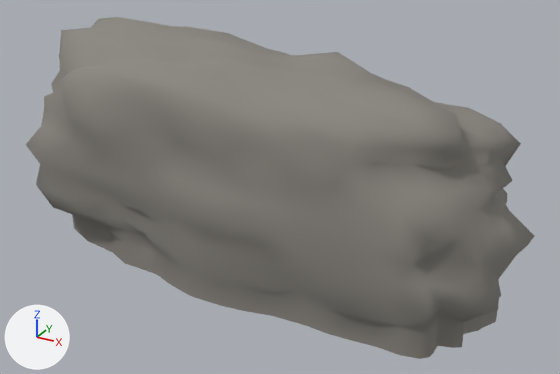
The FBX model Assets/Models/Environment/NaturalRockVariants/NaturalRock_10_LongRidge.fbx as it was, and as the next commit left it.
One viewpoint serves both versions: a 50 mm camera at (2.15, -3.62, 2.31) aimed at (0.16, 0.0, 0.5). The lights are fixed; the arrows at lower left show +X, +Y and +Z. The first picture is the older version.

Before the edit, the objects in view are built like this:
```python
mat_rock_warm_stone_dark = principled_material('Rock Warm Stone Dark')
mat_rock_warm_stone_dark.base_color = (0.26, 0.245, 0.22)  # grey #8b8881
mat_rock_warm_stone_dark.roughness = 0.97
me_ico球_015 = bpy.data.meshes.new('ICO球.015')
me_ico球_015.from_pydata(...)  # 651 vertices, 1173 faces; spans x -1.6..1.6, y -0.64..0.64, z 0.0..1.36
me_ico球_015.materials.append(mat_rock_warm_stone_dark)  # grey #8b8881
ob_rock_main_008 = bpy.data.objects.new('Rock_Main.008', me_ico球_015)
ob_rock_main_008.location = (0.0, 0.0, 0.0)
```
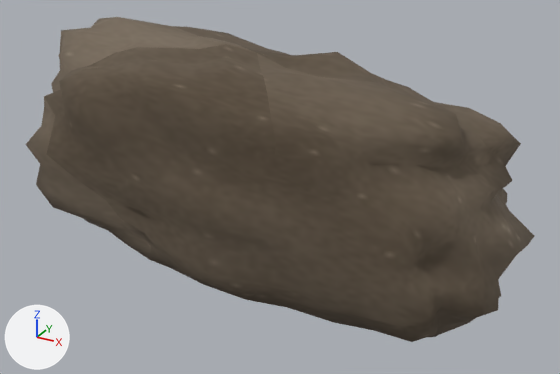
Where the newer file only moved an object's origin or applied its transform, the numbers keep the older frame.

Where the change shows, as pixel boxes (x1, y1, x2, y2) in the pictures (560 x 374 px; the box of a moved part takes in the faces that stretch with it):
'Rock_Main.008', surface changed, reshaped (grey to brown)
    before: (25, 17, 534, 359)
    after: (25, 17, 534, 342)
part 1 of me_ico球_015, moved or reshaped
    before: (72, 214, 501, 359)
    after: (83, 218, 501, 342)

The change, as a diff of the scene's bpy script:
```diff
--- a/Assets/Models/Environment/NaturalRockVariants/NaturalRock_10_LongRidge.fbx.py
+++ b/Assets/Models/Environment/NaturalRockVariants/NaturalRock_10_LongRidge.fbx.py
@@ img_naturalrock_warm_albedo_png @@
+img_naturalrock_warm_albedo_png = load_image('NaturalRock_Warm_Albedo.png', 'Textures/NaturalRock_Warm_Albedo.png', 256, 256, 'sRGB')
@@ mat_rock_warm_stone_dark @@
 mat_rock_warm_stone_dark = principled_material('Rock Warm Stone Dark')
-mat_rock_warm_stone_dark.base_color = (0.26, 0.245, 0.22)  # grey #8b8881
-mat_rock_warm_stone_dark.roughness = 0.97
+mat_rock_warm_stone_dark.texture = img_naturalrock_warm_albedo_png
+mat_rock_warm_stone_dark.roughness = 0.95
@@ me_ico球_015 @@
 # used by ob_rock_main_008; location = (0.0, 0.0, 0.0)
-me_ico球_015.from_pydata(...)  # 651 vertices, 1173 faces; spans x -1.6..1.6, y -0.64..0.64, z 0.0..1.36
+me_ico球_015.from_pydata(...)  # 642 vertices, 1280 faces; spans x -1.6..1.6, y -0.64..0.64, z 0.0..1.36
+# me_ico球_015 part 1: 162 vertices removed from x -1.36..1.47, y -0.58..0.6, z 0.0..0.15; 153 vertices added at x -1.36..1.4, y -0.57..0.56, z 0.0..0.14
 me_ico球_015.materials.append(mat_rock_warm_stone_dark)
```
